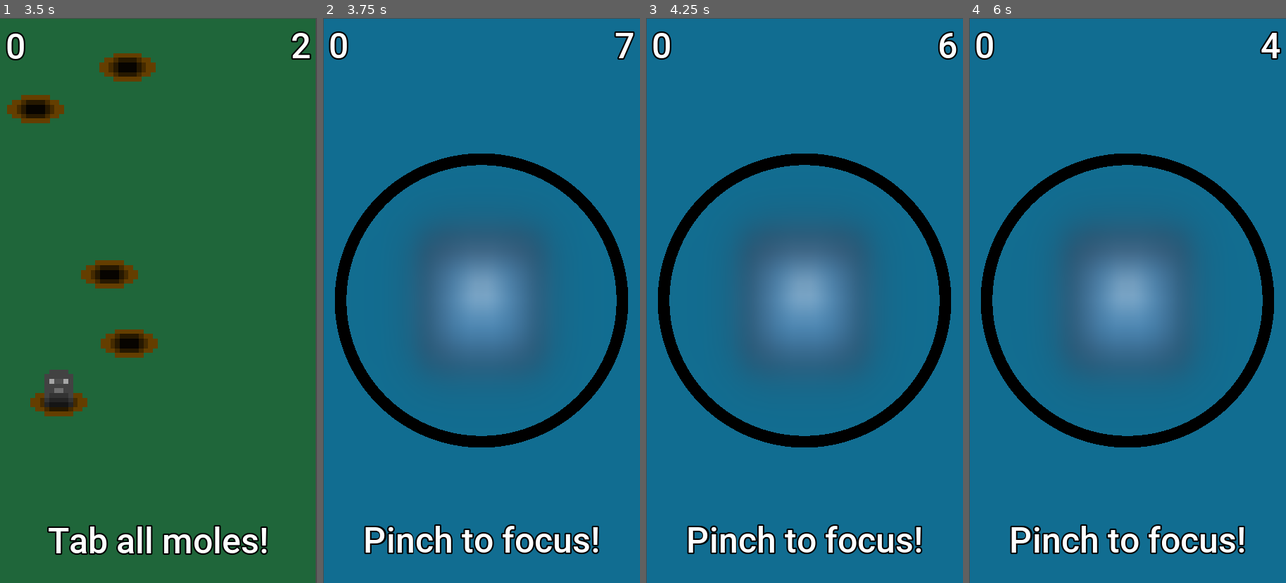
Above: before the commit, frames 1-4 (left to right).
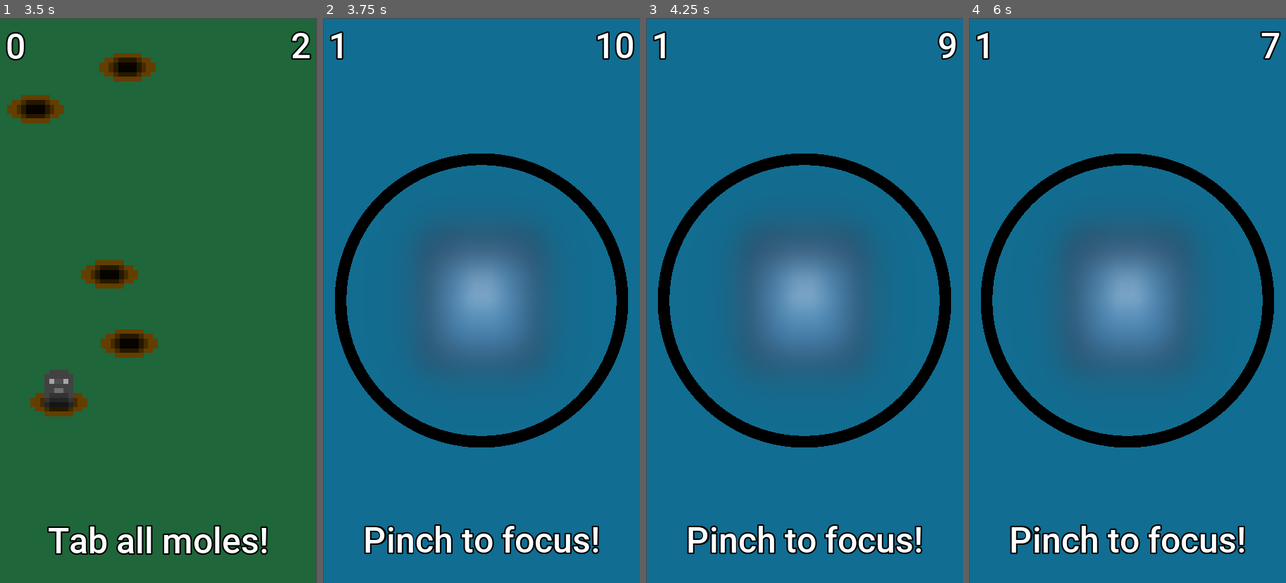
Above: after the commit, the same moments.

Repository: N-Ziermann/Minigame-Collection
Game: Godot game, scene res://Scenes/Tab_Moles.tscn
The game is run twice, just before and just after one commit, with the same random seed, the same clock (stepped at 60 frames per second) and the same inputs. This scene is started directly instead of the project's main scene. The engine's default icon, where the game draws it, is replaced by a stand-in: a white triangle on a blue panel in a dark square.
Inputs (mouse positions are in pixels of both pictures, inside the frame that each line leads up to):
- Up to frame 1 (3.5 s): tap Enter at 0.5, 2.75 s; drag from (34, 102) to (126, 57) at 0.52 s; tap Space at 1.25 s; drag from (126, 57) to (34, 102) at 1.27 s; move the mouse to (110, 266) at 2.02 s; click (110, 266) at 2.17 s; drag from (129, 334) to (126, 57) at 2.77 s
- Up to frame 2 (3.75 s): tap Space at 3.5 s; drag from (383, 390) to (433, 266) at 3.52 s
- Up to frame 3 (4.25 s): no input
- Up to frame 4 (6 s): tap Enter at 4.25 s; drag from (1032, 215) to (1079, 159) at 4.27 s; move the mouse to (1143, 300) at 5.02 s; click (1143, 300) at 5.17 s; tap Space at 5.75 s; drag from (1079, 159) to (1064, 328) at 5.77 s

Frame 1 is identical in both runs. In frame 2, 0.6% of the frame differs, in the area x 1-99%, y 2-8%; in frame 3, 0.4%; in frame 4, 0.5%.

Commit message:
Magifying Glass Minigame fully working

Diff:
--- a/App/Scenes/Magnifying_Glass.tscn
+++ b/App/Scenes/Magnifying_Glass.tscn
@@ -56,6 +56,8 @@
 var fingers = {}
 var finger_distance
 var last_finger_distance
+var time_sharp_area_entered
+var time_in_sharp_to_win = 1	# in seconds
 
 func _ready():
 	shader = get_tree().get_root().get_node(\"Node2D/CanvasLayer/Shader\")
@@ -84,7 +86,7 @@
 
 
 func on_time_over():
-	pass
+	get_tree().change_scene(\"res://Scenes/Game_Over.tscn\")
 
 
 func calc_finger_distance():
@@ -95,9 +97,13 @@
 	var blur
 	if shader != null:
 		blur = shader.material.get_shader_param(\"blur\")
-		if blur <= 0.25 and blur >= -0.25:
-			print(\"YEAH!\")
-			get_tree().get_root().get_node(\"Node2D/UI/Score\").text = \"aaaaaaaaaaaaaaaa\"
+		if blur <= 0.5 and blur >= -0.5:
+			if time_sharp_area_entered == null:
+				time_sharp_area_entered = OS.get_unix_time()
+			if OS.get_unix_time() - time_sharp_area_entered >= time_in_sharp_to_win:
+				$\"/root/Global\".load_random_game()
+		else:
+			time_sharp_area_entered = null
 
 
 # calc values about pinch
@@ -122,8 +128,6 @@
 		else:
 			last_finger_distance = null
 			change_in_finger_distance = 0
-
-		get_tree().get_root().get_node(\"Node2D/UI/Score\").text = str(change_in_finger_distance)
 		change_blur(change_in_finger_distance)
 "
 
--- a/App/Scenes/Main-Scene.tscn
+++ b/App/Scenes/Main-Scene.tscn
@@ -16,22 +16,6 @@
 
 [sub_resource type="GDScript" id=3]
 script/source = "extends Node2D
-
-
-# Declare member variables here. Examples:
-# var a = 2
-# var b = \"text\"
-
-
-# Called when the node enters the scene tree for the first time.
-#func _ready():
-#	pass
-
-
-# Called every frame. 'delta' is the elapsed time since the previous frame.
-#func _process(delta):
-#	pass
-
 
 func _on_Play_Button_pressed():
 	$\"/root/Global\".load_random_game()
--- a/App/Scenes/Tab_Moles.tscn
+++ b/App/Scenes/Tab_Moles.tscn
@@ -361,7 +361,6 @@
 
 func on_time_over():
 	print(\"Time Over\")
-# warning-ignore:return_value_discarded
 	get_tree().change_scene(\"res://Scenes/Game_Over.tscn\")
 
 
--- a/App/Scripts/Global.gd
+++ b/App/Scripts/Global.gd
@@ -9,9 +9,9 @@
 
 # ["name", time_easy, time_medium, time_hard]
 var scenes = [
-	#["Tab_Moles.tscn", 7, 5, 3],
 	#["Default_Scene.tscn", 7, 5, 3],
-	["Magnifying_Glass.tscn", 7, 5, 3],
+	["Tab_Moles.tscn", 7, 5, 3],
+	["Magnifying_Glass.tscn", 10, 7, 5],
 ]
 
 
@@ -26,6 +26,9 @@
 		if score > difficulty_stages[i]:
 			difficulty = i
 
-	active_scene_index = randi() % len(scenes)
+	var new_active_scene_index = randi() % len(scenes)
+	while new_active_scene_index == active_scene_index:
+		new_active_scene_index = randi() % len(scenes)
+	active_scene_index = new_active_scene_index
 	active_scene = scenes[active_scene_index]
 	get_tree().change_scene("res://Scenes/" + scenes[active_scene_index][0])
